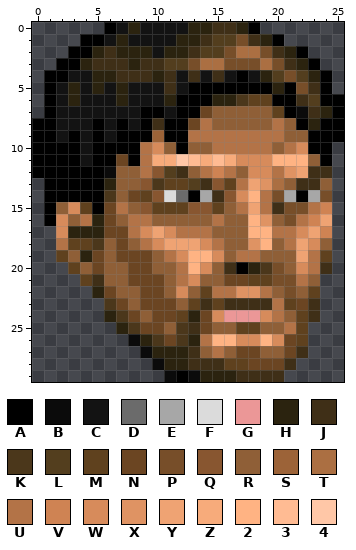
Pixel-art sprite, stored at graphics/stftr00.png. Above, as it was before the edit.
The file is 26x30 pixels. Colours within 5 levels of each other are drawn and written as one.
Palette (. is transparent): A #000000  B #0b0b0b  C #131313  D #6b6b6b  E #a7a7a7  F #dbdbdb  G #eb9797  H #2b230f  J #3f2f17  K #4b371b  L #533e1e  M #5f411e  N #6b4522  P #774e29  Q #885630  R #8f5f37  S #9c6338  T #ab6f42  U #b37347  V #cf8353  W #d78b5b  X #df9363  Y #efa373  Z #f7ab7b  2 #ffb383  3 #ffbb93  4 #ffc7a7
Pixels before, first column x 0:
 0 ......ACHCCCCHHJJHA.......
 1 ....AACHCCCCHHJLLPJHA.....
 2 ...AAHJHHHCHHJLLPTTPJHA...
 3 ..AAHJJJHJJLLPTTPPPTPJHA..
 4 .AACCHHJJJHJCJCJCACHLPLHA.
 5 .ACHCHCHCCCJCAAAAAAAHAPJA.
 6 .ACHCCCHCCCHAAAHHKMMAAJLAA
 7 .ACCCCCCCAACAANRRRRRMABJHA
 8 AACCCACACAJAANURRRRRURAHAA
 9 AACACACAAASAAUUUUUUUURRAAA
10 AAAACAAAAUWRARRUUUUURUWAA.
11 AAAACAANAUZZ43Z3ZWWW222RA.
12 AAAAAABRRUQLJRUVURWWUXYJJ.
13 .AAAAAHRRQKMMLJQMUYXTRJJR.
14 .AAAAAKRNMQFDAEJQW2UPEAEP.
15 .ARWMANURQMMMQQMRUYUJPPUV.
16 .AWRUHNRUURRRRRURR2XRPUVY.
17 ..WHHHNNUWYWUUURRR22UUWYV.
18 ..UMMKRNRUWYYYWURRX2RUYWR.
19 ..MRHNRNNNRUW22WRUURRRYUM.
20 ...MRNRRNNRRU2WRJAHKPRWUJ.
21 ....MJRRNNNRUWRRNNMMPPUR..
22 .....HNRRNNRWRMUUXXURPRM..
23 ......KNRNNNRMJMJJJJUMNJ..
24 ......HKNRNNMHNWGGGWURMJ..
25 .......HKNNRKJNRRMMRRUM...
26 ........BHKNKHU22WW2WNM...
27 .........BHHHJRURNNRRNJ...
28 ..........BHHJJJMMNNNJ....
29 ...........BABHHHJJJJ.....
Once edited:
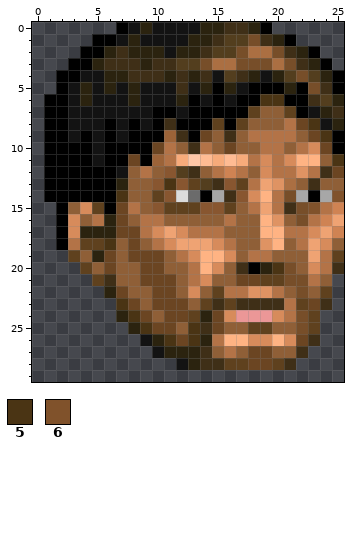
Colours new in this view: 5 #4a3414  6 #80522b
Changes in this commit:
Changed rows in their new state; - is an unchanged pixel.
first column x 0:
 0 ------.ACH---C-H-JHA------
 1 ----.-ACH---C-HJ-LPJHA----
 2 ---.-AHJ--HC-HJ-LP-TPJHA--
 3 --.-AH--JH-J-LP-T--PTPJHA-
 4 -.-A-C-H--JHJHJCLJHCHLPLHA
 5 -.ACHCHCH--CJCH-HC--AHAPJA
 6 --ACH--CH--CH-CACAA55-AJLH
 7 --A------C-AC-AAAAM-RMAC-J
 8 .-A--CACACAJ-AAMAM--RUN5CH
 9 .-ACACAC--ASJANRJR---U-N5-
10 .---AC---ANURJURNRR-URUWNA
11 .---AC-ANASUZ43Z3ZU-UW-2R5
12 .-----AC--RQLJRUVUR--UXU-N
13 ------AH-RQ5QMLJQMUYXTR--R
14 ------A5RRMQFDAEJQW2UPEAE6
15 -.ARWMANURQ--M-QMRUYUJ-6UV
16 -.AWRUHNR-U----RU-R2XRPUVY
17 --AW--H-NUWYW--U--R-2-UWYV
18 --AU-M5RNRUW--YWU-RX2RUYWR
19 --.MRHNR--NRUW-2WR-U--RYUM
20 ---.MRN-R-N-RU2WRJAH5PRWUJ
21 ----.MJ-R--NRUW-R-N-M-PUR-
22 -----.HN-R-NRWRM-U-XURPRM-
23 ------.5NR--NRMJM---JUMNJ-
24 ------.H5NR-NMHNW--GWUPM--
25 -------.H5-NR5JN-R-M-RPM--
26 --------.CH5N5HU-2-W2WNJ--
27 ---------.C--HJRUR-N-R----
28 ----------..CH------M-----
29 -----------..........-----
Changed places in both pictures, as pixel boxes (x1, y1, x2, y2):
changed: (32, 22, 344, 382)
